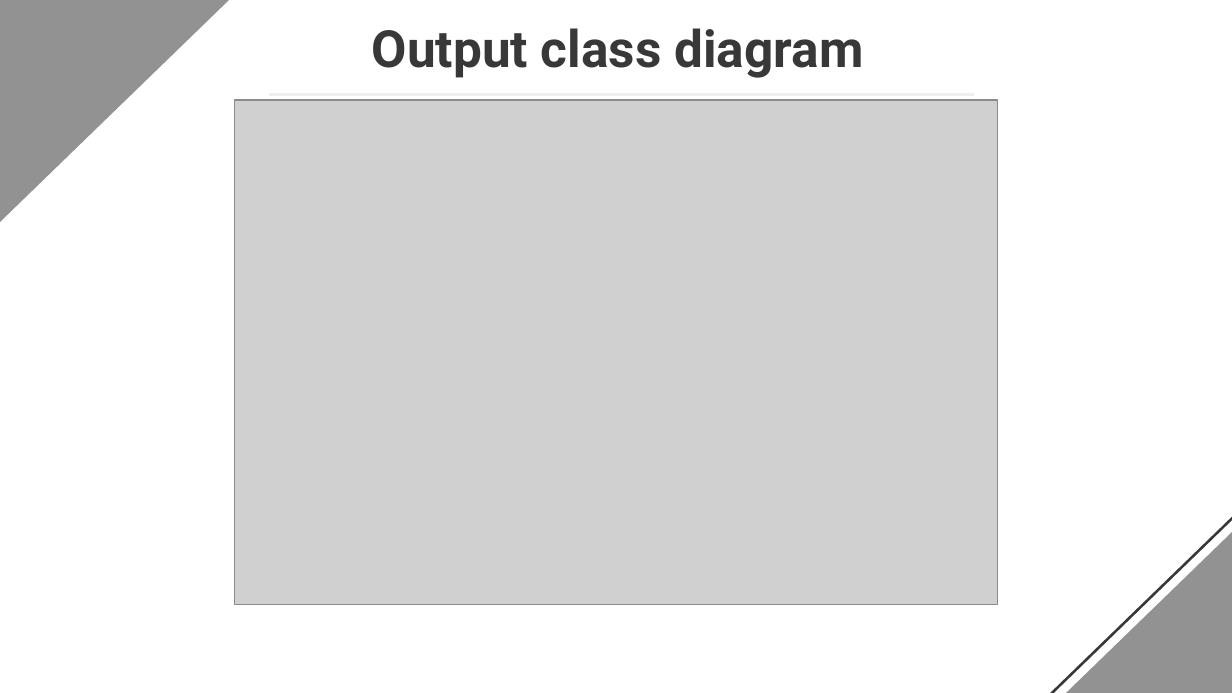
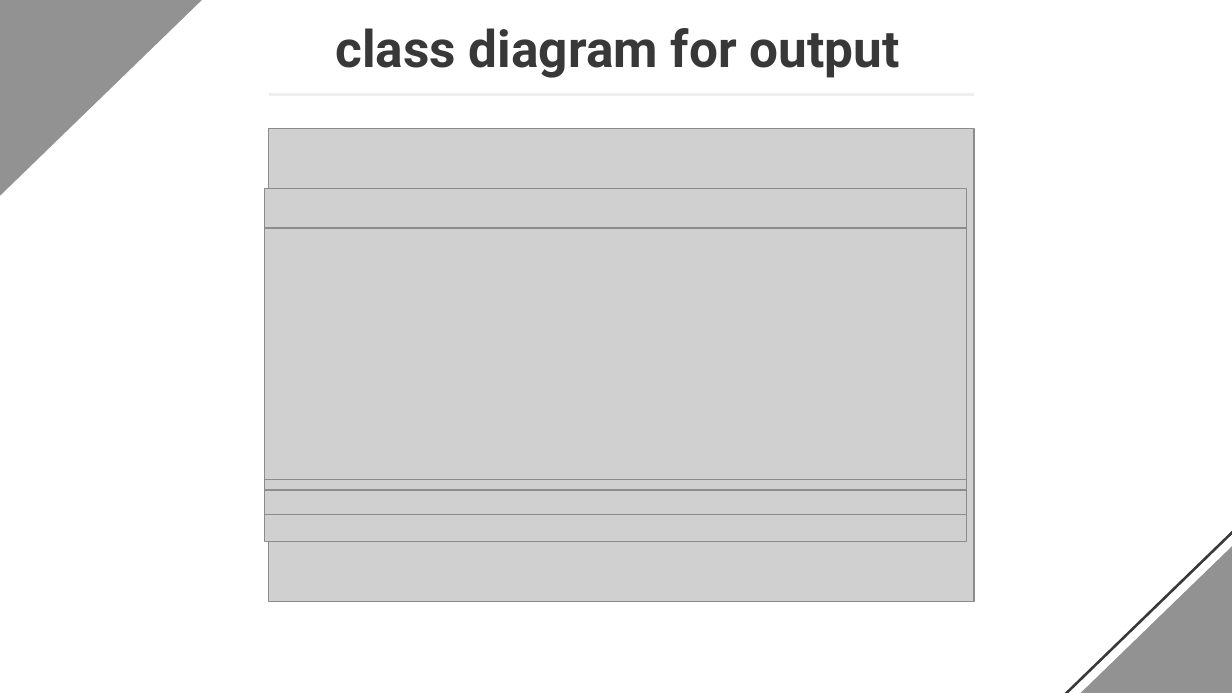
Before and after one commit to XHung09/OOLT.ICT.20202.Team3, a slide deck: slide 9 of presentation/Final Project OOP Slides.pptx. Drawn at 1232x693 pixels with LibreOffice and Linux fonts; fonts in the diff are those of the drawing; grey boxes stand for pictures. Boxes give left, top, right and bottom in pixels: in the first picture for what was removed or moved away, otherwise in the second. Text is boxed around its words. In the diff, an @@ line names an element or a change of style, - is before the commit and + after.

```diff
--- a/presentation/Final Project OOP Slides.pptx
+++ b/presentation/Final Project OOP Slides.pptx
@@ right triangle: place and size @@
-right triangle at (0,0,356,322)
+right triangle at (0,0,349,302)
@@ text at (336,28,900,78): text changed @@
-Output class diagram
+class diagram for output
@@ picture: place and size @@
-picture at (234,100,997,604)
+picture at (269,128,975,601)
@@ picture added at (265,188,966,541) @@
@@ picture added at (265,228,967,479) @@
@@ right triangle: place and size @@
-right triangle at (946,350,1232,693)
+right triangle at (954,357,1232,693)
@@ right triangle: place and size @@
-right triangle at (961,350,1232,693)
+right triangle at (967,357,1232,693)
@@ picture added at (265,490,967,515) @@
```
Also in this commit, not shown: 9 other slides changed, 1 slide added, 1 slide removed, 1 other file.
